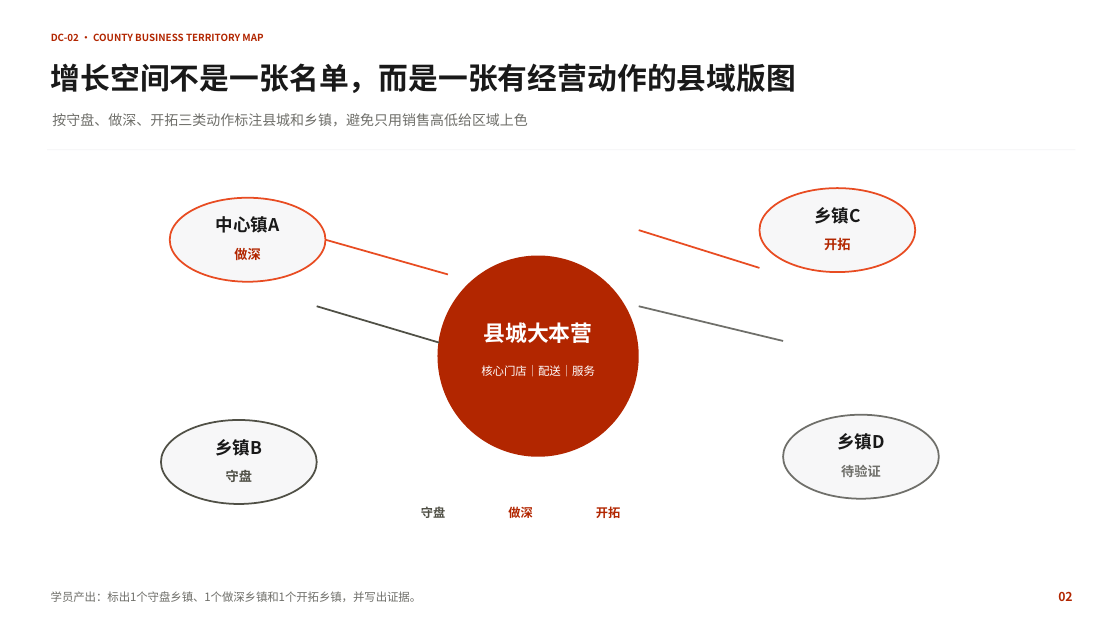
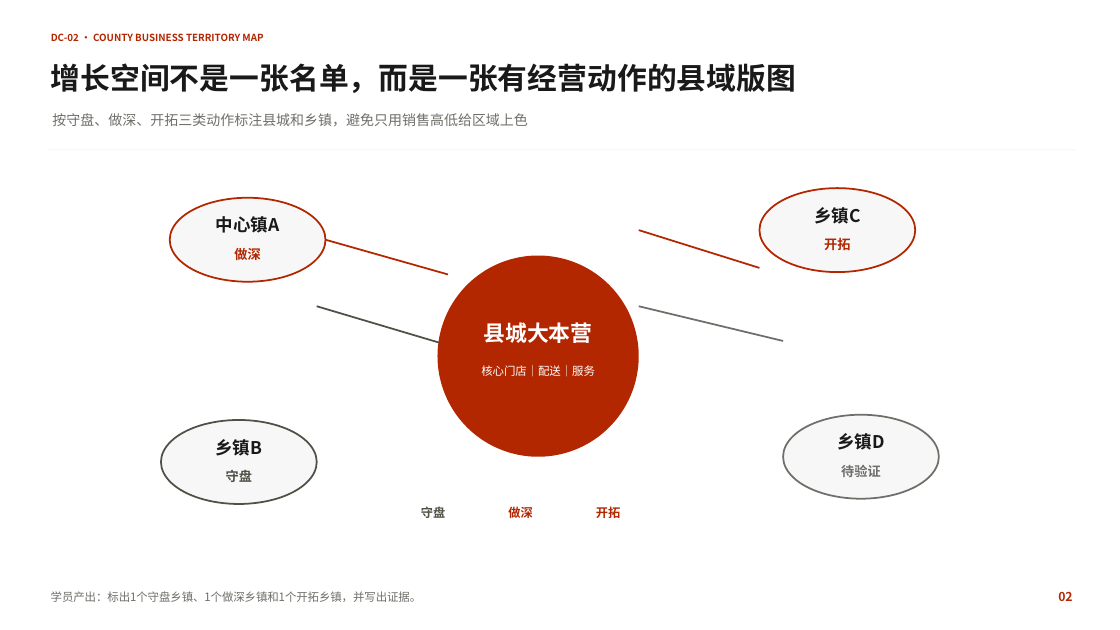
Before and after one commit to swefner/company-ppt-skills, a slide deck: slide 2 of domains/yuhong/assets/components/yuhong-county-course-components-branded.pptx. Drawn at 1120x630 pixels with LibreOffice and Linux fonts; fonts in the diff are those of the drawing; background and template pictures are left out. Boxes give left, top, right and bottom in pixels: in the first picture for what was removed or moved away, otherwise in the second. Text is boxed around its words. In the diff, an @@ line names an element or a change of style, - is before the commit and + after.

Commit message:
Unify all graphics to deep red B22600 - full palette is now deep red/ink/grey/white
User: graphics also need unification. All remaining orange-red (E84C22) and amber (FFBD47) across slides 1-14 (graphics: dots, lines, outlines) mapped to deep red B22600. Verified: zero E84C22/FFBD47 anywhere in the deck. DC-01 invariant updated to 'unified deep red'. Full palette: deep red + ink + grey + white/near-white (SHA B4830534).

```diff
--- a/domains/yuhong/assets/components/yuhong-county-course-components-branded.pptx
+++ b/domains/yuhong/assets/components/yuhong-county-course-components-branded.pptx
@@ ellipse at [170, 197, 325, 281]: outline #E84C22 1.5 pt to #B22600 1.5 pt @@
@@ ellipse at [760, 188, 915, 272]: outline #E84C22 1.5 pt to #B22600 1.5 pt @@
@@ line (326, 239) - (448, 275): stroke #E84C22 1.5 pt to #B22600 1.5 pt @@
@@ line (639, 230) - (760, 268): stroke #E84C22 1.5 pt to #B22600 1.5 pt @@
```
Also in this commit, not shown: 4 other slides changed, 10 other files.
